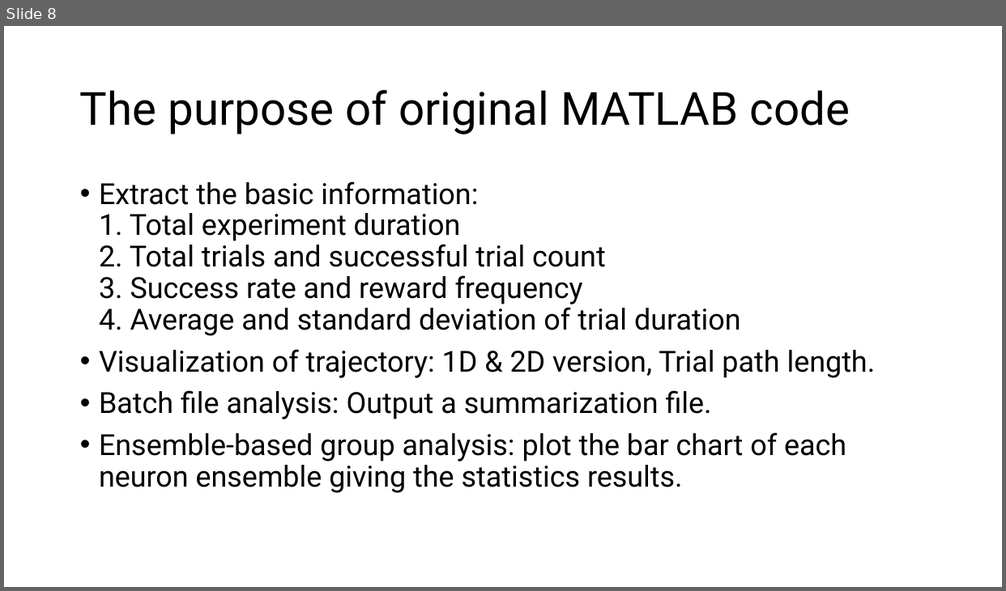
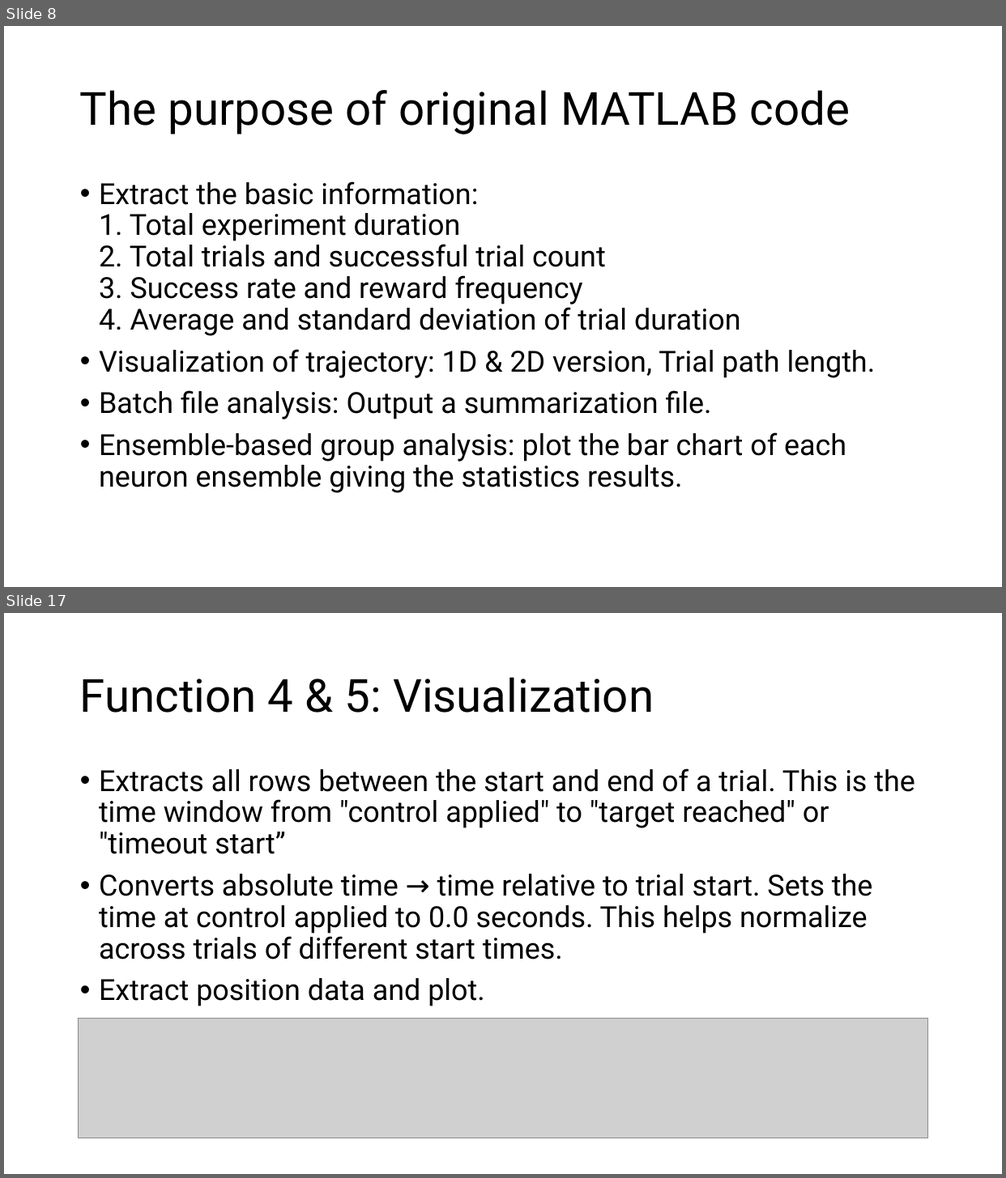
Before and after one commit to ChuehSY/FinalProject_ComSkillNeuro, a slide deck: Final presentation.pptx. Shown one above the other, each under a label of ours: slide 8 before the commit, slides 8 and 17 after it; the slides between them are not shown. The pictures are 1006x591 and 1006x1178 pixels, drawn with LibreOffice and Linux fonts; fonts in the diff are those of the drawing; grey boxes stand for pictures. Boxes give left, top, right and bottom in pixels: in the first picture for what was removed or moved away, otherwise in the second. Text is boxed around its words. In the diff, an @@ line names an element or a change of style, - is before the commit and + after.

```diff
--- a/Final presentation.pptx
+++ b/Final presentation.pptx
@@ slide 17 added at (x1=4, y1=613, x2=1002, y2=1174), background #FFFFFF @@
@@ title added at (x1=80, y1=677, x2=654, y2=713), 44 pt, text #000000 @@
+Function 4 & 5: Visualization
@@ text added at (x1=99, y1=769, x2=915, y2=1007), 28 pt, text #000000 @@
+• Extracts all rows between the start and end of a trial. This is the time window from "control applied" to "target reached" or "timeout start”
+• Converts absolute time → time relative to trial start. Sets the time at control applied to 0.0 seconds. This helps normalize across trials of different start times.
+• Extract position data and plot.
@@ picture added at (x1=78, y1=1019, x2=928, y2=1139) @@
```
Also in this commit, not shown: 1 slide changed, 8 other slides added, 2 other files.
